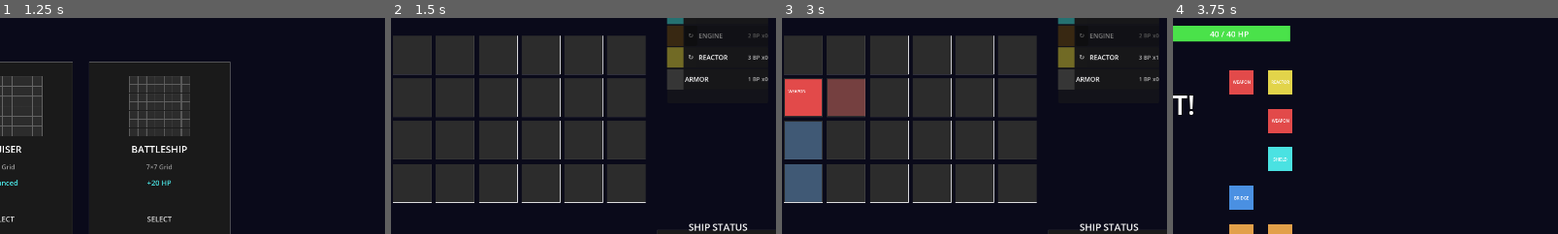
Above: before the commit, frames 1-4 (left to right).
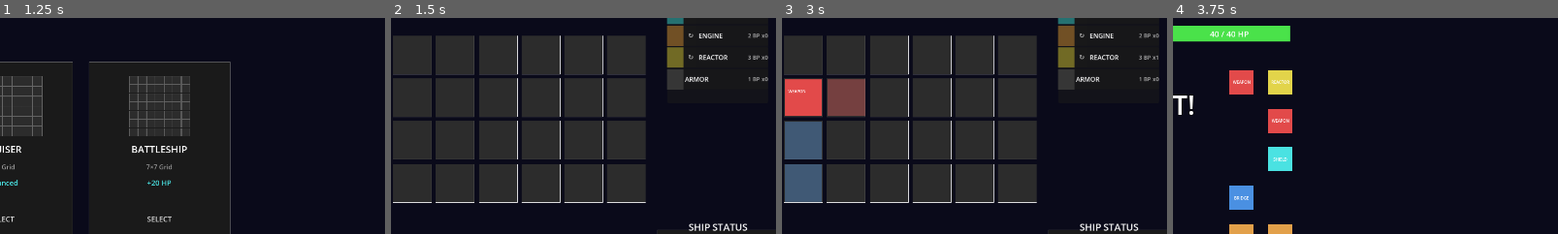
Above: after the commit, the same moments.

Repository: cautiouskurns/Startship-Designer
Game: Godot game, scene res://scenes/mission/MissionSelect.tscn
Same seed, same stepped clock (60 frames per second), same inputs: the game is played once before the commit and once after it.
Inputs:
- Up to frame 1 (1.25 s): click "PATROL DUTY" at 0.5 s
- Up to frame 2 (1.5 s): click "SELECT" at 1.25 s
- Up to frame 3 (3 s): click "CLEAR GRID" at 2 s; click "AUTO-FILL" at 2.75 s
- Up to frame 4 (3.75 s): click "LAUNCH" at 3.5 s
The pictures show only the part of the screen within x 49-99%, y 21-71%; the shares and areas given below are measured in that part.

Frame 1 is identical in both runs. In frame 2, 0.6% of the frame differs, in the area x 71-98%, y 3-14%; in frame 3, 0.6%; in frame 4, nothing differs.

Commit message:
Enhance row placement logic to support dynamic constraints based on hull grid height

Diff:
--- a/scripts/data/RoomData.gd
+++ b/scripts/data/RoomData.gd
@@ -113,8 +113,26 @@
 	SynergyType.DURABILITY: Color(0.886, 0.290, 0.290)       # Red #E24A4A
 }
 
-## Check if room can be placed in row
-static func can_place_in_row(room_type: RoomType, row: int) -> bool:
+## Check if room can be placed in row (Phase 10.2 - dynamic constraints based on hull grid height)
+static func can_place_in_row(room_type: RoomType, row: int, grid_height: int = -1) -> bool:
+	# If grid_height provided, calculate constraints dynamically based on hull
+	if grid_height > 0:
+		match room_type:
+			RoomType.WEAPON:
+				# Frigate/Cruiser (4/6 rows): Top 2 rows [0, 1]
+				# Battleship (7 rows): Top 3 rows [0, 1, 2]
+				if grid_height >= 7:
+					return row in [0, 1, 2]
+				else:
+					return row in [0, 1]
+			RoomType.ENGINE:
+				# Always bottom 2 rows [grid_height - 2, grid_height - 1]
+				return row in [grid_height - 2, grid_height - 1]
+			_:
+				# All other room types can be placed anywhere
+				return true
+
+	# Fallback to static placement_rows if grid_height not provided (backwards compatibility)
 	var allowed_rows = placement_rows.get(room_type, [])
 	# If empty array, any row is allowed
 	if allowed_rows.is_empty():
--- a/scripts/designer/ShipDesigner.gd
+++ b/scripts/designer/ShipDesigner.gd
@@ -264,8 +264,8 @@
 		if tile.is_occupied():
 			return false
 
-		# Check row constraints for this specific tile
-		if not RoomData.can_place_in_row(room_type, tile_y):
+		# Check row constraints for this specific tile (Phase 10.2 - pass grid height)
+		if not RoomData.can_place_in_row(room_type, tile_y, ship_grid.GRID_HEIGHT):
 			return false
 
 	# Check budget
@@ -320,8 +320,8 @@
 	if room_type == RoomData.RoomType.BRIDGE and current_type != RoomData.RoomType.BRIDGE and count_bridges() >= 1:
 		return false
 
-	# Check row constraints
-	if not RoomData.can_place_in_row(room_type, y):
+	# Check row constraints (Phase 10.2 - pass grid height)
+	if not RoomData.can_place_in_row(room_type, y, ship_grid.GRID_HEIGHT):
 		return false
 
 	# Check budget
@@ -588,7 +588,7 @@
 			if preview_tile:
 				# Check THIS specific tile's state for mixed preview feedback
 				var tile_empty = not preview_tile.is_occupied()
-				var row_valid = RoomData.can_place_in_row(selected_room_type, tile_y)
+				var row_valid = RoomData.can_place_in_row(selected_room_type, tile_y, ship_grid.GRID_HEIGHT)
 
 				# Show cyan if tile is available, red if blocked
 				if tile_empty and row_valid:
@@ -658,7 +658,7 @@
 			else:
 				# Check if there's at least one valid row for this room type
 				for y in range(ship_grid.GRID_HEIGHT):
-					if RoomData.can_place_in_row(room_type, y):
+					if RoomData.can_place_in_row(room_type, y, ship_grid.GRID_HEIGHT):
 						can_place_somewhere = true
 						break
 
